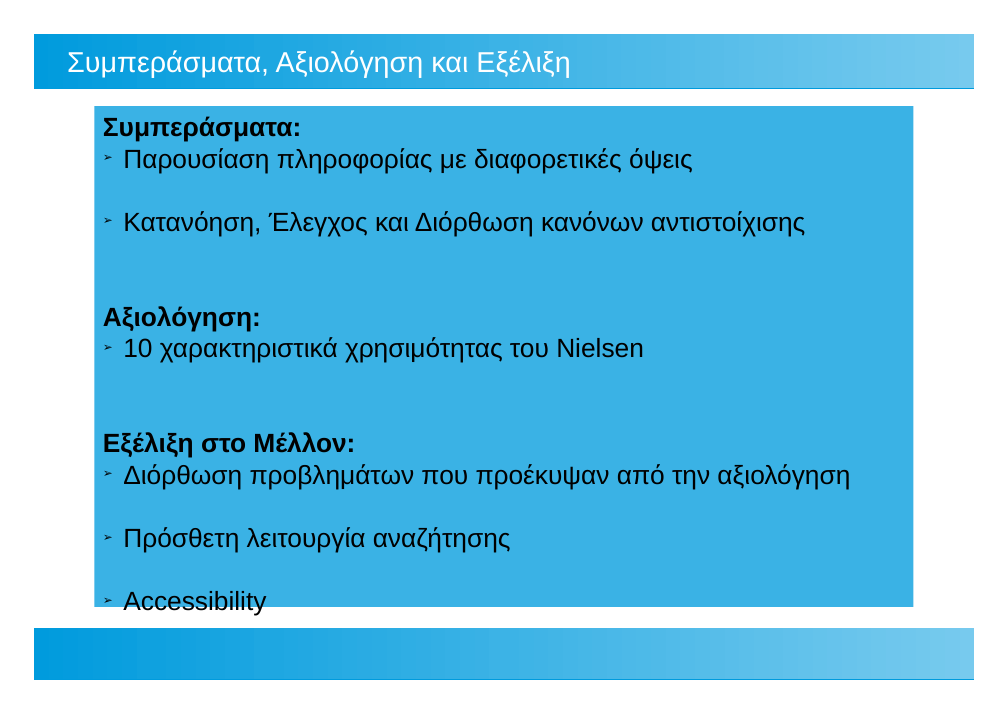
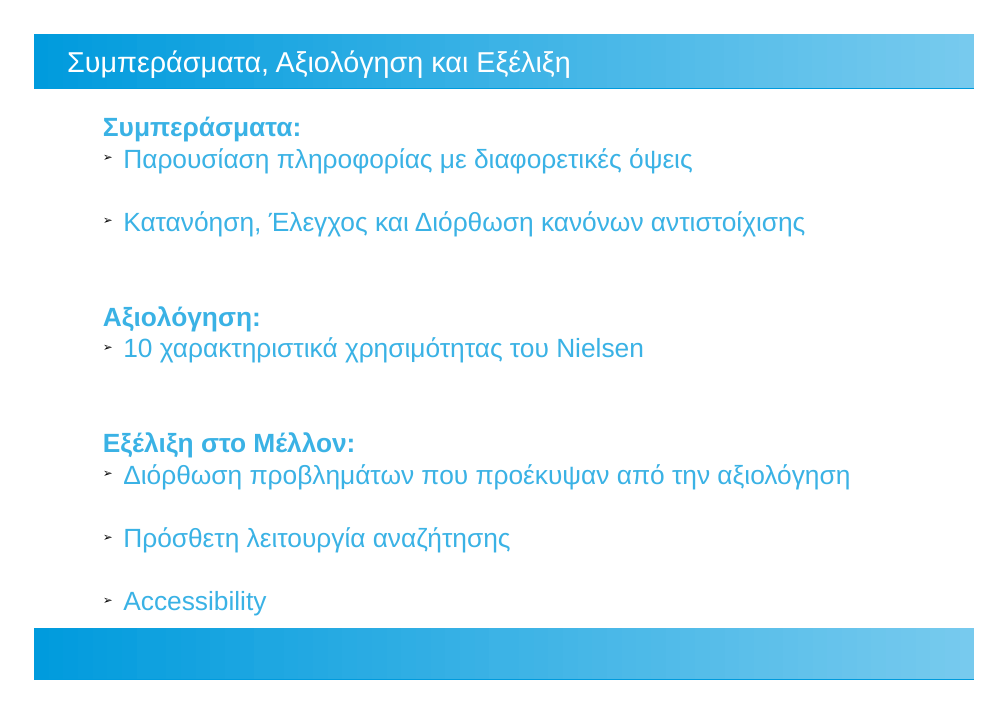
Before and after one commit to ThanosApostolou/omv, a slide deck: slide 16 of docs/thesis presentation.odp (slide 15 before the commit). Drawn at 1008x713 pixels with LibreOffice and Linux fonts; fonts in the diff are those of the drawing. Boxes give left, top, right and bottom in pixels: in the first picture for what was removed or moved away, otherwise in the second. Text is boxed around its words. In the diff, an @@ line names an element or a change of style, - is before the commit and + after.

```diff
--- a/docs/thesis presentation.odp
+++ b/docs/thesis presentation.odp
@@ text "Συμπεράσματα:" moved from (x1=95, y1=106, x2=914, y2=607) to (x1=103, y1=116, x2=850, y2=616) @@
@@ text "Συμπεράσματα:" at (x1=103, y1=116, x2=850, y2=616): text colour #000000 to #3AB2E5; fill #3AB2E5 to none @@
```
Also in this commit, not shown: 11 other slides changed, 2 slides added, 1 slide removed, 1 other file.
